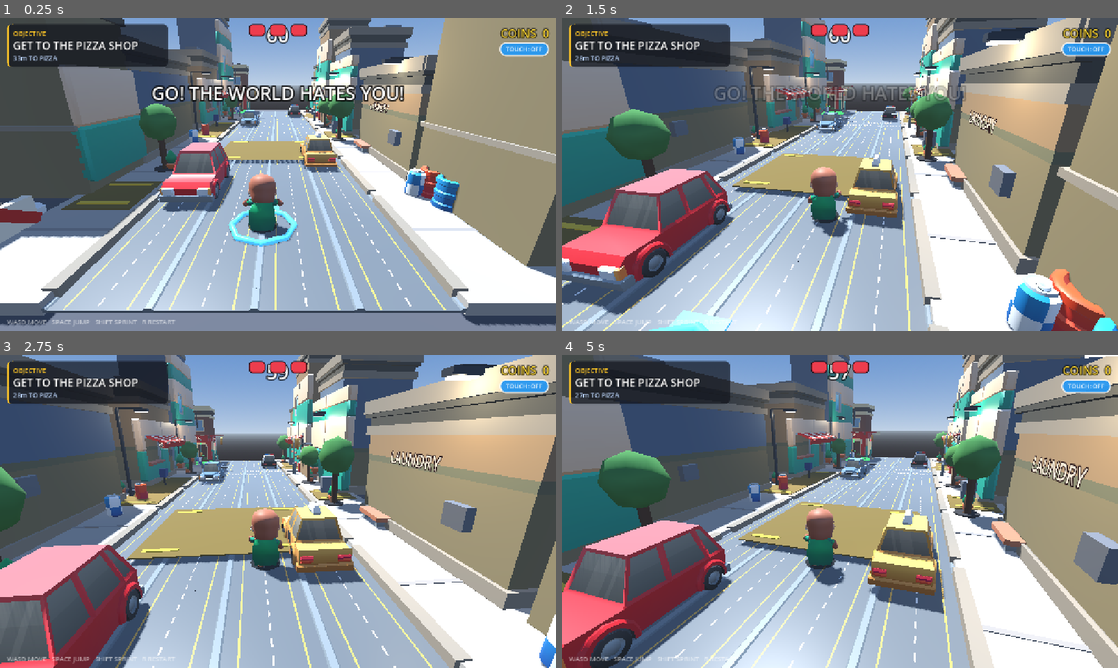
Above: before the commit, frames 1-4 (two rows, left to right).
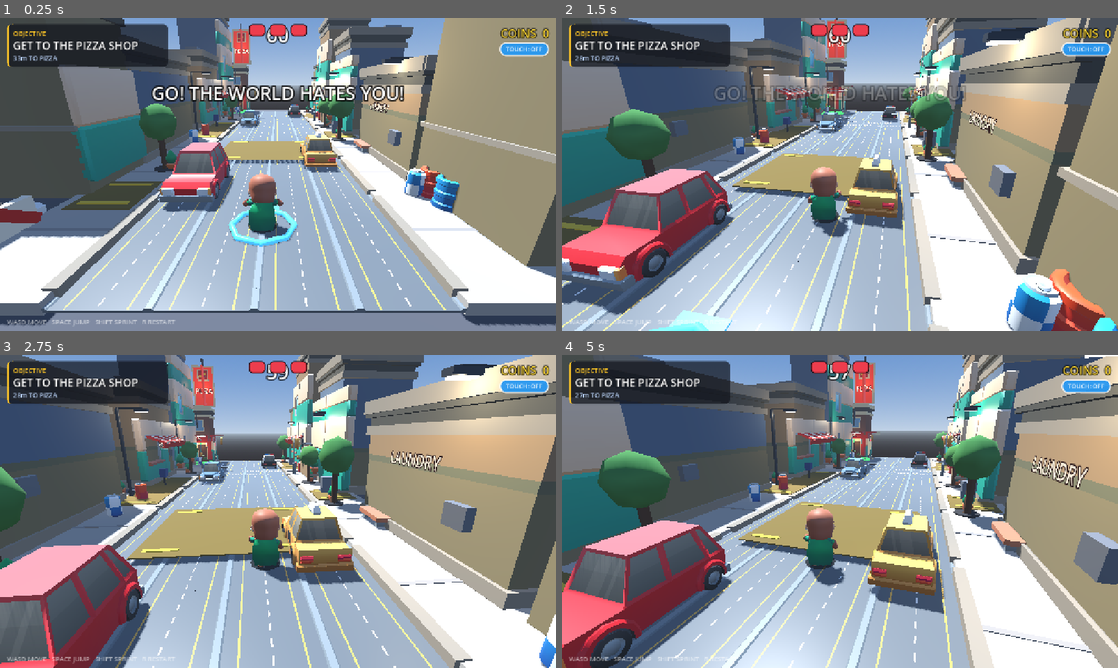
Above: after the commit, the same moments.

Repository: Code-with-L/The-World-Hates-You
Game: Godot game, scene res://game.tscn
The game is run twice, just before and just after one commit, with the same random seed, the same clock (stepped at 60 frames per second) and the same inputs.
Inputs (mouse positions are in pixels of both pictures, inside the frame that each line leads up to):
- Up to frame 1 (0.25 s): no input
- Up to frame 2 (1.5 s): tap Enter at 0.5 s; move the mouse to (867, 174) at 0.52 s; hold Shift (sprint) 0.53-1.28 s; hold W (move_forward) from 0.53 s (still down); move the mouse to (812, 174) at 1.27 s; tap Shift (sprint) at 1.35 s
- Up to frame 3 (2.75 s): keep holding W (move_forward); move the mouse to (289, 505) at 2.02 s; hold Shift (sprint) from 2.03 s (still down)
- Up to frame 4 (5 s): keep holding W (move_forward); move the mouse to (834, 517) at 2.77 s; release Shift (sprint) at 2.78 s; tap Shift (sprint) at 2.85, 4.35 s; move the mouse to (878, 514) at 3.52 s; hold Shift (sprint) 3.53-4.28 s; move the mouse to (795, 508) at 4.27 s

The runs differ from the first frame. In frame 1, 0.4% of the frame differs, in the area x 40-46%, y 1-30%; in frame 2, 0.5%; in frame 3, 0.8%, in the area x 32-39%, y 1-34%; in frame 4, 0.7%.

Commit message:
Pass 3: make the pizza shop a readable destination
The shop is the mission goal but it is the shortest building on the block
and Building4 rises 12m directly in front of it, so from the road only its
west corner reads and the objective is easy to walk past.

* apron and forecourt slabs close the sidewalk/bare-ground seam
* roof blade sign on the north-west corner, with a stylised pie and
  "PIZZA" on both faces; clears Building4's parapet and is the only thing
  visible from the far end of the street
* pavement seating, condiments, menu board, two entry lamps, an awning
  light bar, a door glow and a blade glow
* turn the existing "HOT SLICE" west sign out to the street; RY(90) was
  aiming it straight into the shopfront

Decoration only: no anchor moves, no new collision, no goal or mission
changes, two extra shadowless omnis. 540 -> 573 nodes, 17,385 -> 18,246
estimated triangles. city_verify 23/23, gameplay suite 68/68, game.tscn
loads with no errors or warnings.

Diff:
--- a/scenes/city_block.tscn
+++ b/scenes/city_block.tscn
@@ -23,26 +23,32 @@
 [ext_resource type="PackedScene" path="res://assets/kaykit/restaurant/Assets/gltf/crate_cheese.gltf" id="29_kk19"]
 [ext_resource type="PackedScene" path="res://assets/kaykit/restaurant/Assets/gltf/crate_tomatoes.gltf" id="30_kk20"]
 [ext_resource type="PackedScene" path="res://assets/kaykit/prototype/Assets/gltf/Barrel_A.gltf" id="31_kk21"]
-[ext_resource type="PackedScene" path="res://assets/kaykit/city/Assets/gltf/bench.gltf" id="32_kk22"]
-[ext_resource type="PackedScene" path="res://assets/kaykit/prototype/Assets/gltf/Can_A.gltf" id="33_kk23"]
-[ext_resource type="PackedScene" path="res://assets/kaykit/prototype/Assets/gltf/Can_B.gltf" id="34_kk24"]
-[ext_resource type="PackedScene" path="res://assets/kaykit/city/Assets/gltf/bush.gltf" id="35_kk25"]
-[ext_resource type="PackedScene" path="res://assets/kaykit/city/Assets/gltf/car_taxi.gltf" id="36_kk26"]
-[ext_resource type="PackedScene" path="res://assets/kaykit/city/Assets/gltf/car_sedan.gltf" id="37_kk27"]
-[ext_resource type="PackedScene" path="res://assets/kaykit/city/Assets/gltf/car_police.gltf" id="38_kk28"]
-[ext_resource type="PackedScene" path="res://assets/kaykit/city/Assets/gltf/car_hatchback.gltf" id="39_kk29"]
-[ext_resource type="PackedScene" path="res://assets/kaykit/city/Assets/gltf/firehydrant.gltf" id="40_kk30"]
-[ext_resource type="PackedScene" path="res://assets/kaykit/city/Assets/gltf/trafficlight_A.gltf" id="41_kk31"]
-[ext_resource type="PackedScene" path="res://assets/kaykit/city/Assets/gltf/trafficlight_C.gltf" id="42_kk32"]
-[ext_resource type="PackedScene" path="res://assets/kaykit/city/Assets/gltf/dumpster.gltf" id="43_kk33"]
-[ext_resource type="PackedScene" path="res://assets/kaykit/prototype/Assets/gltf/Barrel_C.gltf" id="44_kk34"]
-[ext_resource type="PackedScene" path="res://assets/kaykit/prototype/Assets/gltf/Barrel_B.gltf" id="45_kk35"]
-[ext_resource type="PackedScene" path="res://assets/kaykit/prototype/Assets/gltf/Pallet_Small.gltf" id="46_kk36"]
-[ext_resource type="PackedScene" path="res://assets/kaykit/city/Assets/gltf/watertower.gltf" id="47_kk37"]
-[ext_resource type="PackedScene" path="res://assets/kaykit/prototype/Assets/gltf/Pallet_Large.gltf" id="48_kk38"]
-[ext_resource type="PackedScene" path="res://assets/kaykit/prototype/Assets/gltf/Box_A.gltf" id="49_kk39"]
-[ext_resource type="PackedScene" path="res://assets/kaykit/prototype/Assets/gltf/Box_B.gltf" id="50_kk40"]
-[ext_resource type="PackedScene" path="res://assets/kaykit/prototype/Assets/gltf/Box_C.gltf" id="51_kk41"]
+[ext_resource type="PackedScene" path="res://assets/kaykit/restaurant/Assets/gltf/table_round_A_small_decorated.gltf" id="32_kk22"]
+[ext_resource type="PackedScene" path="res://assets/kaykit/restaurant/Assets/gltf/chair_stool.gltf" id="33_kk23"]
+[ext_resource type="PackedScene" path="res://assets/kaykit/restaurant/Assets/gltf/ketchup.gltf" id="34_kk24"]
+[ext_resource type="PackedScene" path="res://assets/kaykit/restaurant/Assets/gltf/mustard.gltf" id="35_kk25"]
+[ext_resource type="PackedScene" path="res://assets/kaykit/restaurant/Assets/gltf/bowl.gltf" id="36_kk26"]
+[ext_resource type="PackedScene" path="res://assets/kaykit/restaurant/Assets/gltf/menu.gltf" id="37_kk27"]
+[ext_resource type="PackedScene" path="res://assets/kaykit/city/Assets/gltf/bench.gltf" id="38_kk28"]
+[ext_resource type="PackedScene" path="res://assets/kaykit/prototype/Assets/gltf/Can_A.gltf" id="39_kk29"]
+[ext_resource type="PackedScene" path="res://assets/kaykit/prototype/Assets/gltf/Can_B.gltf" id="40_kk30"]
+[ext_resource type="PackedScene" path="res://assets/kaykit/city/Assets/gltf/bush.gltf" id="41_kk31"]
+[ext_resource type="PackedScene" path="res://assets/kaykit/city/Assets/gltf/car_taxi.gltf" id="42_kk32"]
+[ext_resource type="PackedScene" path="res://assets/kaykit/city/Assets/gltf/car_sedan.gltf" id="43_kk33"]
+[ext_resource type="PackedScene" path="res://assets/kaykit/city/Assets/gltf/car_police.gltf" id="44_kk34"]
+[ext_resource type="PackedScene" path="res://assets/kaykit/city/Assets/gltf/car_hatchback.gltf" id="45_kk35"]
+[ext_resource type="PackedScene" path="res://assets/kaykit/city/Assets/gltf/firehydrant.gltf" id="46_kk36"]
+[ext_resource type="PackedScene" path="res://assets/kaykit/city/Assets/gltf/trafficlight_A.gltf" id="47_kk37"]
+[ext_resource type="PackedScene" path="res://assets/kaykit/city/Assets/gltf/trafficlight_C.gltf" id="48_kk38"]
+[ext_resource type="PackedScene" path="res://assets/kaykit/city/Assets/gltf/dumpster.gltf" id="49_kk39"]
+[ext_resource type="PackedScene" path="res://assets/kaykit/prototype/Assets/gltf/Barrel_C.gltf" id="50_kk40"]
+[ext_resource type="PackedScene" path="res://assets/kaykit/prototype/Assets/gltf/Barrel_B.gltf" id="51_kk41"]
+[ext_resource type="PackedScene" path="res://assets/kaykit/prototype/Assets/gltf/Pallet_Small.gltf" id="52_kk42"]
+[ext_resource type="PackedScene" path="res://assets/kaykit/city/Assets/gltf/watertower.gltf" id="53_kk43"]
+[ext_resource type="PackedScene" path="res://assets/kaykit/prototype/Assets/gltf/Pallet_Large.gltf" id="54_kk44"]
+[ext_resource type="PackedScene" path="res://assets/kaykit/prototype/Assets/gltf/Box_A.gltf" id="55_kk45"]
+[ext_resource type="PackedScene" path="res://assets/kaykit/prototype/Assets/gltf/Box_B.gltf" id="56_kk46"]
+[ext_resource type="PackedScene" path="res://assets/kaykit/prototype/Assets/gltf/Box_C.gltf" id="57_kk47"]
 
 [sub_resource type="StandardMaterial3D" id="m_road"]
 albedo_color = Color(0.26, 0.26, 0.28, 1)
@@ -169,6 +175,14 @@
 [sub_resource type="StandardMaterial3D" id="m_pizza_cheese"]
 albedo_color = Color(0.95, 0.78, 0.2, 1)
 roughness = 0.6
+
+
+[sub_resource type="StandardMaterial3D" id="m_pizza_glow"]
+albedo_color = Color(0.86, 0.14, 0.1, 1)
+roughness = 0.5
+emission_enabled = true
+emission = Color(0.98, 0.26, 0.15, 1)
+emission_energy_multiplier = 0.7
 
 
 [sub_resource type="StandardMaterial3D" id="m_yellow"]
@@ -746,18 +760,78 @@
 
 
 [sub_resource type="BoxMesh" id="mb83"]
+size = Vector3(6.5, 0.42, 4.5)
+
+
+[sub_resource type="BoxMesh" id="mb84"]
+size = Vector3(3.6, 0.36, 1.15)
+
+
+[sub_resource type="BoxMesh" id="mb85"]
+size = Vector3(0.16, 0.3, 0.16)
+
+
+[sub_resource type="BoxMesh" id="mb86"]
+size = Vector3(0.08, 0.08, 0.26)
+
+
+[sub_resource type="BoxMesh" id="mb87"]
+size = Vector3(1.2, 0.07, 0.07)
+
+
+[sub_resource type="BoxMesh" id="mb88"]
+size = Vector3(0.24, 6, 0.24)
+
+
+[sub_resource type="BoxMesh" id="mb89"]
+size = Vector3(0.46, 0.24, 0.46)
+
+
+[sub_resource type="BoxMesh" id="mb90"]
+size = Vector3(2.2, 4.3, 0.2)
+
+
+[sub_resource type="BoxMesh" id="mb91"]
+size = Vector3(0.2, 4.3, 2.2)
+
+
+[sub_resource type="BoxMesh" id="mb92"]
+size = Vector3(2.36, 0.16, 0.3)
+
+
+[sub_resource type="BoxMesh" id="mb93"]
+size = Vector3(0.16, 4.62, 0.3)
+
+
+[sub_resource type="BoxMesh" id="mb94"]
+size = Vector3(1.3, 1.3, 0.12)
+
+
+[sub_resource type="BoxMesh" id="mb95"]
+size = Vector3(0.98, 0.98, 0.14)
+
+
+[sub_resource type="BoxMesh" id="mb96"]
+size = Vector3(0.24, 0.24, 0.16)
+
+
+[sub_resource type="BoxMesh" id="mb97"]
+size = Vector3(0.2, 0.2, 0.17)
+
+
+[sub_resource type="BoxMesh" id="mb98"]
 size = Vector3(1.35, 0.09, 0.09)
 
 
-[sub_resource type="BoxMesh" id="mb84"]
+[sub_resource type="BoxMesh" id="mb99"]
 size = Vector3(0.7, 0.16, 0.34)
 
 
-[sub_resource type="BoxMesh" id="mb85"]
+[sub_resource type="BoxMesh" id="mb100"]
 size = Vector3(0.56, 0.06, 0.26)
 
 
-[sub_resource type="CylinderMesh" id="mc86"]
+[sub_resource type="CylinderMesh" id="mc101"]
 top_radius = 0.55
 bottom_radius = 0.55
 height = 0.06
@@ -2258,7 +2332,7 @@
 
 
 [node name="SignW" type="Label3D" parent="PizzaShop/Shop/Front"]
-transform = Transform3D(0, 0, 1, 0, 1, 0, -1, 0, 0, -3.26, 3.14, 0)
+transform = Transform3D(0, 0, -1, 0, 1, 0, 1, 0, 0, -3.26, 3.14, 0)
 text = "HOT SLICE"
 font_size = 48
 outline_size = 10
@@ -2592,6 +2666,232 @@
 cast_shadow = 0
 
 
+[node name="Apron" type="MeshInstance3D" parent="PizzaShop"]
+transform = Transform3D(1, 0, 0, 0, 1, 0, 0, 0, 1, 0, -0.06, 0)
+mesh = SubResource("mb83")
+surface_material_override/0 = SubResource("m_curb")
+cast_shadow = 0
+
+
+[node name="Forecourt" type="MeshInstance3D" parent="PizzaShop"]
+transform = Transform3D(1, 0, 0, 0, 1, 0, 0, 0, 1, 1.1, -0.04, -2.775)
+mesh = SubResource("mb84")
+surface_material_override/0 = SubResource("m_sidewalk")
+cast_shadow = 0
+
+
+[node name="CafeTable" parent="PizzaShop" instance=ExtResource("32_kk22")]
+transform = Transform3D(0.62, 0, 0, 0, 0.62, 0, 0, 0, 0.62, 1.15, 0.14, -2.65)
+cast_shadow = 0
+
+
+[node name="CafeStool0" parent="PizzaShop" instance=ExtResource("33_kk23")]
+transform = Transform3D(0.68, 0, 0, 0, 0.68, 0, 0, 0, 0.68, 1.15, 0.14, -3.05)
+cast_shadow = 0
+
+
+[node name="CafeStool1" parent="PizzaShop" instance=ExtResource("33_kk23")]
+transform = Transform3D(0.68, 0, 0, 0, 0.68, 0, 0, 0, 0.68, 1.15, 0.14, -2.45)
+cast_shadow = 0
+
+
+[node name="CafeKetchup" parent="PizzaShop" instance=ExtResource("34_kk24")]
+transform = Transform3D(0.26, 0, 0, 0, 0.26, 0, 0, 0, 0.26, 0.97, 1.26, -2.48)
+cast_shadow = 0
+
+
+[node name="CafeMustard" parent="PizzaShop" instance=ExtResource("35_kk25")]
+transform = Transform3D(0.26, 0, 0, 0, 0.26, 0, 0, 0, 0.26, 1.31, 1.26, -2.62)
+cast_shadow = 0
+
+
+[node name="CafeBowl" parent="PizzaShop" instance=ExtResource("36_kk26")]
+transform = Transform3D(0.3, 0, 0, 0, 0.3, 0, 0, 0, 0.3, 1.14, 1.26, -2.3)
+cast_shadow = 0
+
+
+[node name="MenuBoard" parent="PizzaShop" instance=ExtResource("37_kk27")]
+transform = Transform3D(1, 0, 0, 0, 1, 0, 0, 0, 1, 2.2, 0.14, -2.95)
+cast_shadow = 0
+
+
+[node name="EntryLamp0" type="MeshInstance3D" parent="PizzaShop/Shop/Front"]
+transform = Transform3D(1, 0, 0, 0, 1, 0, 0, 0, 1, -2.42, 2.55, -2.28)
+mesh = SubResource("mb85")
+surface_material_override/0 = SubResource("m_lamp_glow")
+cast_shadow = 0
+
+
+[node name="EntryArm0" type="MeshInstance3D" parent="PizzaShop/Shop/Front"]
+transform = Transform3D(1, 0, 0, 0, 1, 0, 0, 0, 1, -2.42, 2.55, -2.07)
+mesh = SubResource("mb86")
+surface_material_override/0 = SubResource("m_metal")
+cast_shadow = 0
+
+
+[node name="EntryLamp1" type="MeshInstance3D" parent="PizzaShop/Shop/Front"]
+transform = Transform3D(1, 0, 0, 0, 1, 0, 0, 0, 1, -1.38, 2.55, -2.28)
+mesh = SubResource("mb85")
+surface_material_override/0 = SubResource("m_lamp_glow")
+cast_shadow = 0
+
+
+[node name="EntryArm1" type="MeshInstance3D" parent="PizzaShop/Shop/Front"]
+transform = Transform3D(1, 0, 0, 0, 1, 0, 0, 0, 1, -1.38, 2.55, -2.07)
+mesh = SubResource("mb86")
+surface_material_override/0 = SubResource("m_metal")
+cast_shadow = 0
+
+
+[node name="Strip" type="MeshInstance3D" parent="PizzaShop/Shop/AwningS"]
+transform = Transform3D(1, 0, 0, 0, 1, 0, 0, 0, 1, -1.9, -0.12, 0.28)
+mesh = SubResource("mb87")
+surface_material_override/0 = SubResource("m_lamp_glow")
+cast_shadow = 0
+
+
+[node name="DoorGlow" type="OmniLight3D" parent="PizzaShop"]
+transform = Transform3D(1, 0, 0, 0, 1, 0, 0, 0, 1, -1.9, 2.2, -2.7)
+light_color = Color(1, 0.84, 0.6, 1)
+light_energy = 0.8
+omni_range = 3.6
+shadow_enabled = false
+
+
+[node name="Blade" type="Node3D" parent="PizzaShop"]
+transform = Transform3D(1, 0, 0, 0, 1, 0, 0, 0, 1, -2.6, 0, -1.5)
+
+
+[node name="Mast" type="MeshInstance3D" parent="PizzaShop/Blade"]
+transform = Transform3D(1, 0, 0, 0, 1, 0, 0, 0, 1, 0, 9.4, 0)
+mesh = SubResource("mb88")
+surface_material_override/0 = SubResource("m_pole")
+cast_shadow = 0
+
+
+[node name="Collar" type="MeshInstance3D" parent="PizzaShop/Blade"]
+transform = Transform3D(1, 0, 0, 0, 1, 0, 0, 0, 1, 0, 6.62, 0)
+mesh = SubResource("mb89")
+surface_material_override/0 = SubResource("m_metal")
+cast_shadow = 0
+
+
+[node name="PanelN" type="MeshInstance3D" parent="PizzaShop/Blade"]
+transform = Transform3D(1, 0, 0, 0, 1, 0, 0, 0, 1, 0, 9.3, -0.06)
+mesh = SubResource("mb90")
+surface_material_override/0 = SubResource("m_pizza_glow")
+cast_shadow = 0
+
+
+[node name="PanelW" type="MeshInstance3D" parent="PizzaShop/Blade"]
+transform = Transform3D(1, 0, 0, 0, 1, 0, 0, 0, 1, -0.06, 9.3, 0)
+mesh = SubResource("mb91")
+surface_material_override/0 = SubResource("m_pizza_glow")
+cast_shadow = 0
+
+
+[node name="RimTop" type="MeshInstance3D" parent="PizzaShop/Blade"]
+transform = Transform3D(1, 0, 0, 0, 1, 0, 0, 0, 1, 0, 11.53, -0.02)
+mesh = SubResource("mb92")
+surface_material_override/0 = SubResource("m_pizza_cream")
+cast_shadow = 0
+
+
+[node name="RimBot" type="MeshInstance3D" parent="PizzaShop/Blade"]
+transform = Transform3D(1, 0, 0, 0, 1, 0, 0, 0, 1, 0, 7.07, -0.02)
+mesh = SubResource("mb92")
+surface_material_override/0 = SubResource("m_pizza_cream")
+cast_shadow = 0
+
+
+[node name="RimW" type="MeshInstance3D" parent="PizzaShop/Blade"]
+transform = Transform3D(1, 0, 0, 0, 1, 0, 0, 0, 1, -1.18, 9.3, -0.02)
+mesh = SubResource("mb93")
+surface_material_override/0 = SubResource("m_pizza_cream")
+cast_shadow = 0
+
+
+[node name="RimE" type="MeshInstance3D" parent="PizzaShop/Blade"]
+transform = Transform3D(1, 0, 0, 0, 1, 0, 0, 0, 1, 1.18, 9.3, -0.02)
+mesh = SubResource("mb93")
+surface_material_override/0 = SubResource("m_pizza_cream")
+cast_shadow = 0
+
+
+[node name="PieCrust" type="MeshInstance3D" parent="PizzaShop/Blade"]
+transform = Transform3D(1, 0, 0, 0, 1, 0, 0, 0, 1, 0, 10.55, -0.19)
+mesh = SubResource("mb94")
+surface_material_override/0 = SubResource("m_pizza_cream")
+cast_shadow = 0
+
+
+[node name="PieSauce" type="MeshInstance3D" parent="PizzaShop/Blade"]
+transform = Transform3D(1, 0, 0, 0, 1, 0, 0, 0, 1, 0, 10.55, -0.22)
+mesh = SubResource("mb95")
+surface_material_override/0 = SubResource("m_pizza_red")
+cast_shadow = 0
+
+
+[node name="PieCheeseA" type="MeshInstance3D" parent="PizzaShop/Blade"]
+transform = Transform3D(1, 0, 0, 0, 1, 0, 0, 0, 1, -0.24, 10.67, -0.25)
+mesh = SubResource("mb96")
+surface_material_override/0 = SubResource("m_pizza_cheese")
+cast_shadow = 0
+
+
+[node name="PieCheeseB" type="MeshInstance3D" parent="PizzaShop/Blade"]
+transform = Transform3D(1, 0, 0, 0, 1, 0, 0, 0, 1, 0.26, 10.45, -0.25)
+mesh = SubResource("mb96")
+surface_material_override/0 = SubResource("m_pizza_cheese")
+cast_shadow = 0
+
+
+[node name="PiePepA" type="MeshInstance3D" parent="PizzaShop/Blade"]
+transform = Transform3D(1, 0, 0, 0, 1, 0, 0, 0, 1, 0.18, 10.71, -0.26)
+mesh = SubResource("mb97")
+surface_material_override/0 = SubResource("m_pizza_red")
+cast_shadow = 0
+
+
+[node name="PiePepB" type="MeshInstance3D" parent="PizzaShop/Blade"]
+transform = Transform3D(1, 0, 0, 0, 1, 0, 0, 0, 1, -0.2, 10.41, -0.26)
+mesh = SubResource("mb97")
+surface_material_override/0 = SubResource("m_pizza_red")
+cast_shadow = 0
+
+
+[node name="TextN" type="Label3D" parent="PizzaShop/Blade"]
+transform = Transform3D(-1, 0, 0, 0, 1, 0, 0, 0, -1, 0, 8.8, -0.24)
+text = "PIZZA"
+font_size = 48
+outline_size = 10
+pixel_size = 0.016
+modulate = Color(1, 0.96, 0.88, 1)
+outline_modulate = Color(0.42, 0.06, 0.04, 1)
+billboard = 0
+no_depth_test = false
+
+
+[node name="TextW" type="Label3D" parent="PizzaShop/Blade"]
+transform = Transform3D(0, 0, -1, 0, 1, 0, 1, 0, 0, -0.24, 8.8, 0)
+text = "PIZZA"
+font_size = 48
+outline_size = 10
+pixel_size = 0.016
+modulate = Color(1, 0.96, 0.88, 1)
+outline_modulate = Color(0.42, 0.06, 0.04, 1)
+billboard = 0
+no_depth_test = false
+
+
+[node name="BladeGlow" type="OmniLight3D" parent="PizzaShop/Blade"]
+transform = Transform3D(1, 0, 0, 0, 1, 0, 0, 0, 1, 0, 9.3, -0.9)
+light_color = Color(1, 0.72, 0.48, 1)
+light_energy = 0.7
+omni_range = 5.5
+shadow_enabled = false
+
+
 [node name="StreetProps" type="Node3D" parent="."]
 
 
--- a/tools/build_city.gd
+++ b/tools/build_city.gd
@@ -58,6 +58,7 @@
 	["pizza_red", {"c": Color(0.76, 0.11, 0.09), "r": 0.5}],
 	["pizza_cream", {"c": Color(0.93, 0.86, 0.68), "r": 0.7}],
 	["pizza_cheese", {"c": Color(0.95, 0.78, 0.2), "r": 0.6}],
+	["pizza_glow", {"c": Color(0.86, 0.14, 0.1), "r": 0.5, "e": Color(0.98, 0.26, 0.15), "ei": 0.7}],
 	["yellow", {"c": Color(0.94, 0.76, 0.14), "r": 0.5, "e": Color(1, 0.8, 0.2), "ei": 0.35}],
 	["leaf", {"c": Color(0.24, 0.48, 0.24), "r": 0.95}],
 	["leaf2", {"c": Color(0.31, 0.55, 0.27), "r": 0.95}],
@@ -790,6 +791,101 @@
 			inst(fp, "F%d" % c, KK_REST + "wall.gltf",
 				_panel_xf(lx, bottom + float(rows) * 4.0, out, rot, rem / 4.0), 50)
 
+# --- pizza shop polish ----------------------------------------------------
+# The shop is the mission destination but it is the shortest building on the
+# block (6.5m) and Building4 rises 12m directly in front of it, so from the road
+# only its west corner reads and the objective is easy to walk past. This pass
+# fixes that without moving the building, the goal or any collision:
+#   * a grounded apron and forecourt that close the sidewalk/bare-ground seam
+#   * a tall roof blade sign on the north-west corner, which clears Building4
+#     and is the only thing visible from the far end of the street
+#   * a lit entrance, menu board and pavement seating that make the doorway
+#     read as "the place" from the goal pad
+# All of it is decoration: no new collision, no anchor moves, no new lights
+# beyond two shadowless omnis.
+func pizza_polish() -> void:
+	# The 6x4 footprint straddles the x=7 sidewalk edge. The base sat in mid-air
+	# over the bare -0.2 ground and the two window boxes over x=7 floated above
+	# it. One apron slab, top at 0.14, puts every ground-floor prop back on a
+	# surface without touching GroundFloor's transform or its collision.
+	mi("PizzaShop", "Apron", Vector3(6.5, 0.42, 4.5), "curb", T(0, -0.06, 0))
+
+	# Forecourt in the only gap between Building4 and the apron edge. Building4's
+	# base trim reaches z=15.62, so the slab starts at 15.675; it stops at x=7.0
+	# to stay clear of the goal pad disc, whose 1.75 radius at (5.2, 15.4)
+	# reaches x=6.95.
+	mi("PizzaShop", "Forecourt", Vector3(3.6, 0.36, 1.15), "sidewalk", T(1.1, -0.04, -2.775))
+	# Set 3 sits in the strip between Building4's base (z<=15.62) and the shop's
+	# glazing plane (z>=16.86), which leaves 1.24m. The 0.62-scaled table is
+	# 0.93 deep, so it is centred at 16.35 and the stools tuck either side of it.
+	inst("PizzaShop", "CafeTable", KK_REST + "table_round_A_small_decorated.gltf",
+		TS(1.15, 0.14, -2.65, 0.62), 275)
+	for i in 2:
+		inst("PizzaShop", "CafeStool%d" % i, KK_REST + "chair_stool.gltf",
+			TS(1.15, 0.14, -3.05 + float(i) * 0.6, 0.68), 87)
+	# top of the 0.62-scaled table sits at 0.14 + 1.116
+	inst("PizzaShop", "CafeKetchup", KK_REST + "ketchup.gltf", TS(0.97, 1.26, -2.48, 0.26), 56)
+	inst("PizzaShop", "CafeMustard", KK_REST + "mustard.gltf", TS(1.31, 1.26, -2.62, 0.26), 56)
+	inst("PizzaShop", "CafeBowl", KK_REST + "bowl.gltf", TS(1.14, 1.26, -2.3, 0.3), 70)
+
+	# Menu board at the east end of the seating area. The door frame fills
+	# x 4.97..6.23 and Building4's west cladding stands proud to x=6.25, so
+	# there is no room for it beside the door; out here it still faces the road.
+	inst("PizzaShop", "MenuBoard", KK_REST + "menu.gltf", TS(2.2, 0.14, -2.95, 1.0), 50)
+
+	# Entrance lamps on the door bay (frame spans x 4.97..6.23), lifted to
+	# y=2.55 so they clear the door leaf's 2.375 top. Building4's west cladding
+	# overshoots its own mass and stands proud at x 6.25..6.75 from z 13 to 17,
+	# so the lamps stay inside the bay rather than flanking it further out, and
+	# sit 6cm proud of the glazing. Emissive geometry only; the actual falloff
+	# is DoorGlow below.
+	for i in 2:
+		var lx := -2.42 + float(i) * 1.04
+		mi("PizzaShop/Shop/Front", "EntryLamp%d" % i, Vector3(0.16, 0.3, 0.16), "lamp_glow", T(lx, 2.55, -2.28))
+		mi("PizzaShop/Shop/Front", "EntryArm%d" % i, Vector3(0.08, 0.08, 0.26), "metal", T(lx, 2.55, -2.07))
+	# Warm bar under the awning, over the door bay only. It hangs in front of the
+	# sign band (z 16.67 vs the band's 16.78) and stops short of x=6.2, because
+	# Building4's cladding fills everything east of that up to roof height.
+	mi("PizzaShop/Shop/AwningS", "Strip", Vector3(1.2, 0.07, 0.07), "lamp_glow", T(-1.9, -0.12, 0.28))
+	light("PizzaShop", "DoorGlow", Vector3(-1.9, 2.2, -2.7), Color(1, 0.84, 0.6), 0.8, 3.6)
+
+	# No counter dressing behind the west glazing: GroundFloor and Walls are
+	# solid CSG boxes, so anything placed inside them would be invisible. The
+	# emissive glass_lit pane is what sells the window.
+
+	# --- roof blade sign ---------------------------------------------------
+	# Sits on the north-west roof corner at world (4.9, 0, 17.5). The panel plus
+	# its rims reach 2.52m either side of the mast, which puts the east edge at
+	# x=6.16 -- short of Building4's proud west cladding at 6.25 -- while the
+	# 11.6m panel top stays under that building's 13m parapet. Because the whole
+	# sign is west of Building4, the sight line from the road passes beside the
+	# block rather than having to clear it.
+	grp("PizzaShop", "Blade", T(-2.6, 0, -1.5))
+	var bp := "PizzaShop/Blade"
+	mi(bp, "Mast", Vector3(0.24, 6.0, 0.24), "pole", T(0, 9.4, 0))
+	mi(bp, "Collar", Vector3(0.46, 0.24, 0.46), "metal", T(0, 6.62, 0))
+	# cross of two panels, north and west, so it reads from the road and the
+	# pavement. Back-to-back at +-0.06 they share the mast.
+	mi(bp, "PanelN", Vector3(2.2, 4.3, 0.2), "pizza_glow", T(0, 9.3, -0.06))
+	mi(bp, "PanelW", Vector3(0.2, 4.3, 2.2), "pizza_glow", T(-0.06, 9.3, 0))
+	mi(bp, "RimTop", Vector3(2.36, 0.16, 0.3), "pizza_cream", T(0, 11.53, -0.02))
+	mi(bp, "RimBot", Vector3(2.36, 0.16, 0.3), "pizza_cream", T(0, 7.07, -0.02))
+	mi(bp, "RimW", Vector3(0.16, 4.62, 0.3), "pizza_cream", T(-1.18, 9.3, -0.02))
+	mi(bp, "RimE", Vector3(0.16, 4.62, 0.3), "pizza_cream", T(1.18, 9.3, -0.02))
+	# chunky stylised pie on the north face; boxes read as a pizza at distance
+	# in a way a 0.1-scaled icon never can
+	mi(bp, "PieCrust", Vector3(1.3, 1.3, 0.12), "pizza_cream", T(0, 10.55, -0.19))
+	mi(bp, "PieSauce", Vector3(0.98, 0.98, 0.14), "pizza_red", T(0, 10.55, -0.22))
+	mi(bp, "PieCheeseA", Vector3(0.24, 0.24, 0.16), "pizza_cheese", T(-0.24, 10.67, -0.25))
+	mi(bp, "PieCheeseB", Vector3(0.24, 0.24, 0.16), "pizza_cheese", T(0.26, 10.45, -0.25))
+	mi(bp, "PiePepA", Vector3(0.2, 0.2, 0.17), "pizza_red", T(0.18, 10.71, -0.26))
+	mi(bp, "PiePepB", Vector3(0.2, 0.2, 0.17), "pizza_red", T(-0.2, 10.41, -0.26))
+	label3d(bp, "TextN", "PIZZA", Vector3(0, 8.8, -0.24), 180.0, 0.016,
+		Color(1, 0.96, 0.88), Color(0.42, 0.06, 0.04))
+	label3d(bp, "TextW", "PIZZA", Vector3(-0.24, 8.8, 0), 270.0, 0.016,
+		Color(1, 0.96, 0.88), Color(0.42, 0.06, 0.04))
+	light(bp, "BladeGlow", Vector3(0, 9.3, -0.9), Color(1, 0.72, 0.48), 0.7, 5.5)
+
 # --------------------------------------------------------------- main
 func _initialize() -> void:
 	_build()
@@ -961,7 +1057,10 @@
 	mi(fpz, "BandW", Vector3(0.28, 0.72, 3.5), "pizza_red", T(-3.09, 3.12, 0))
 	mi(fpz, "Open", Vector3(0.1, 0.36, 0.7), "neon", T(-3.12, 2.35, 0.9))
 	label3d(fpz, "Sign", "PIZZA", Vector3(-0.9, 3.14, -2.26), 180.0, 0.014, Color(1, 0.95, 0.85), Color(0.35, 0.05, 0.04))
-	label3d(fpz, "SignW", "HOT SLICE", Vector3(-3.26, 3.14, 0), 90.0, 0.009, Color(1, 0.95, 0.85), Color(0.35, 0.05, 0.04))
+	# a Label3D draws on its local XY plane facing +z, so RY(180) looks north
+	# down the road and RY(90) would look east, straight into the shopfront.
+	# 270 turns this one out to the street on the west elevation.
+	label3d(fpz, "SignW", "HOT SLICE", Vector3(-3.26, 3.14, 0), 270.0, 0.009, Color(1, 0.95, 0.85), Color(0.35, 0.05, 0.04))
 	grp("PizzaShop/Shop", "AwningS", T(0, 3.52, -2.58))
 	mi("PizzaShop/Shop/AwningS", "Slab", Vector3(5.6, 0.12, 1.5), "pizza_red", T(0, 0, 0))
 	for s in 5:
@@ -1014,6 +1113,7 @@
 	# static decoration on the front sign band (not driven by any script)
 	mi("PizzaShop", "SignDisc", Vector3(1.5, 0.12, 1.5), "pizza_cream", T(1.7, 3.16, -2.34))
 	mi("PizzaShop", "SignDiscIn", Vector3(1.16, 0.1, 1.16), "pizza_red", T(1.7, 3.2, -2.34))
+	pizza_polish()
 
 	# --- street props ------------------------------------------------------
 	grp(".", "StreetProps")
Not shown: 59 places in scenes/city_block.tscn that only renumber resources
